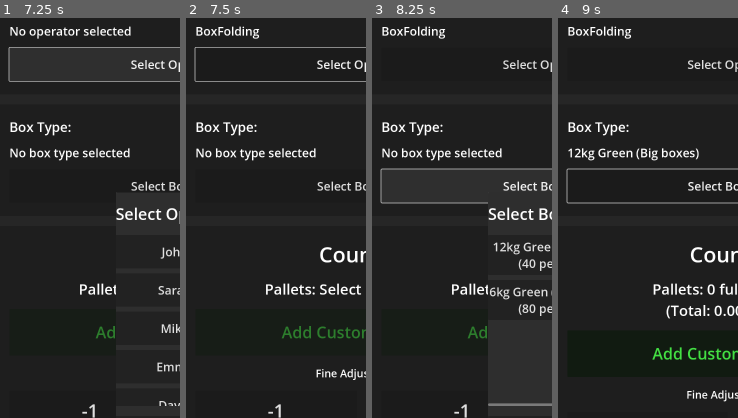
Above: before the commit, frames 1-4 (left to right).
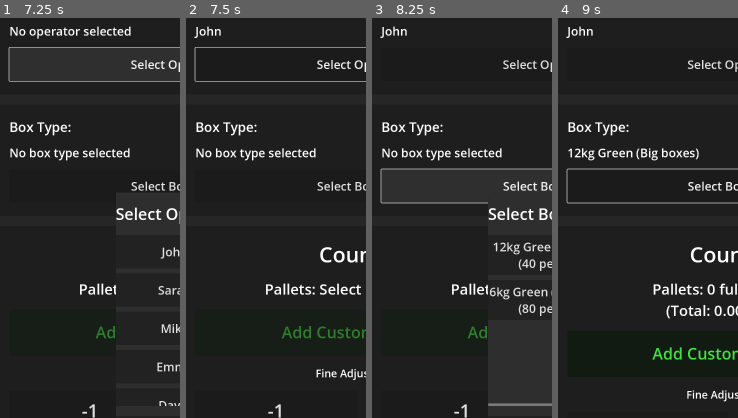
Above: after the commit, the same moments.

Repository: kriS282/production-tracker-godot
Game: Godot game, scene res://MainMenu.tscn
The game is run twice, just before and just after one commit, with the same random seed, the same clock (stepped at 60 frames per second) and the same inputs.
Inputs:
- Up to frame 1 (7.25 s): click "📦 Start Box Folding" at 0.5 s; click "Start Timer" at 1.25 s; click "Select Operator" at 2 s; click "Select Box Type" at 2.75 s; click "-1" at 3.5 s; click "+1" at 4.25 s; click "Stop Timer" at 5 s; click "Start Timer" at 5.75 s; click "Select Operator" at 6.5 s
- Up to frame 2 (7.5 s): click "John" at 7.25 s
- Up to frame 3 (8.25 s): click "Select Box Type" at 8 s
- Up to frame 4 (9 s): click "12kg Green (Big boxes) (40 pe…" at 8.75 s
The pictures show only the part of the screen within x 1-51%, y 12-62%; the shares and areas given below are measured in that part.

Frame 1 is identical in both runs. In frame 2, 0.5% of the frame differs, in the area x 4-42%, y 2-6%; in frame 3, 0.5%; in frame 4, 0.5%.

Commit message:
Fix script inheritance errors and unused parameter warnings
- Fix RM415Generator.gd: Change extends Control to extends Window
- Fix SignaturePad.gd: Change extends Control to extends Window
- Fix BoxFolding.gd: Use operator_name parameter instead of name property
- Fix WrappingTracker.gd: Prefix unused dispatch_date parameter with underscore

These fixes resolve:
- Script inheritance type mismatch errors
- Unused parameter warnings in GDScript

Diff:
--- a/BoxFolding.gd
+++ b/BoxFolding.gd
@@ -159,7 +159,7 @@
 	%NotificationLabel.hide()
 
 func set_operator(operator_name: String):
-	current_operator = name
+	current_operator = operator_name
 	update_ui()
 
 func set_box_type(box_type: String):
--- a/RM415Generator.gd
+++ b/RM415Generator.gd
@@ -1,4 +1,4 @@
-extends Control
+extends Window
 
 signal form_completed(form_data: Dictionary)
 
--- a/SignaturePad.gd
+++ b/SignaturePad.gd
@@ -1,4 +1,4 @@
-extends Control
+extends Window
 
 signal signature_completed(signature_data: Image)
 
--- a/WrappingTracker.gd
+++ b/WrappingTracker.gd
@@ -245,9 +245,10 @@
 	await get_tree().create_timer(3.0).timeout
 	%NotificationLabel.hide()
 
-func calculate_batch_code(dispatch_date: String) -> String:
+func calculate_batch_code(_dispatch_date: String = "") -> String:
 	# Format: LWWdd (Week + Day)
 	# Example: L4405 = Week 44, Thursday (+1 for Friday)
+	# Note: Currently uses system date, dispatch_date parameter reserved for future use
 	var date_dict = Time.get_datetime_dict_from_system()
 	var week = date_dict.get("week", 1)
 	var weekday = date_dict.get("weekday", 1)
